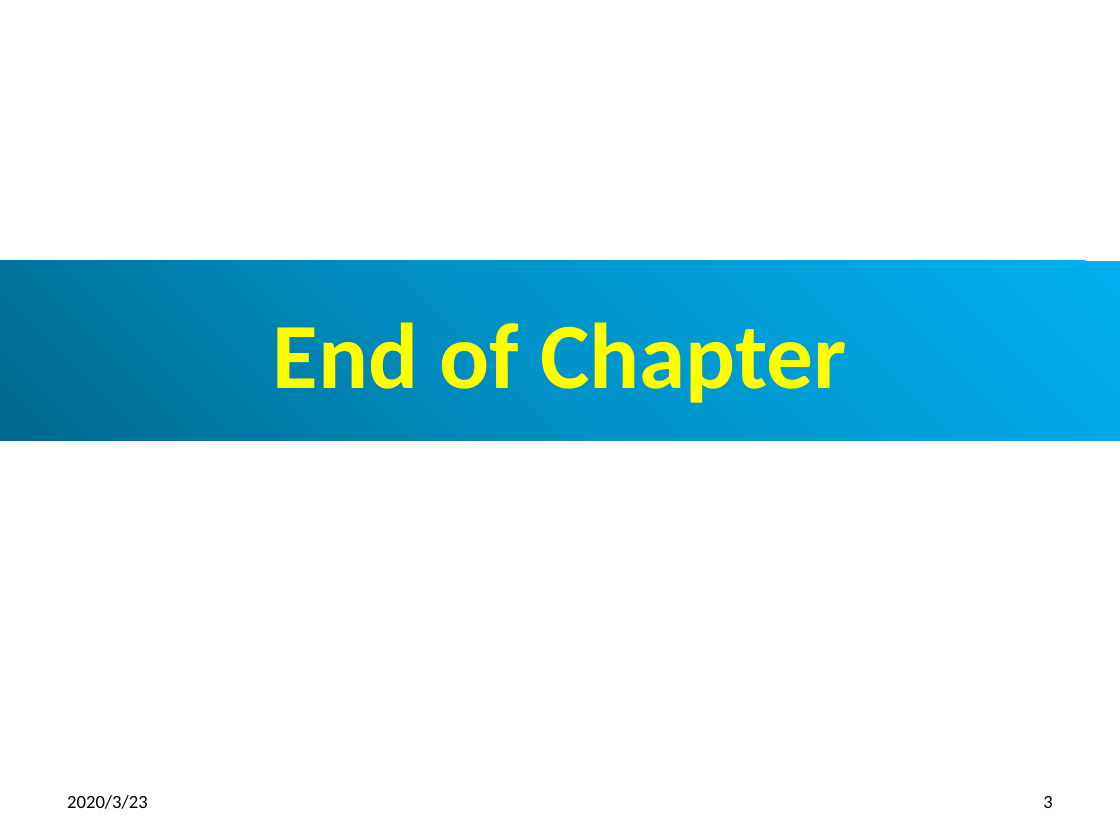
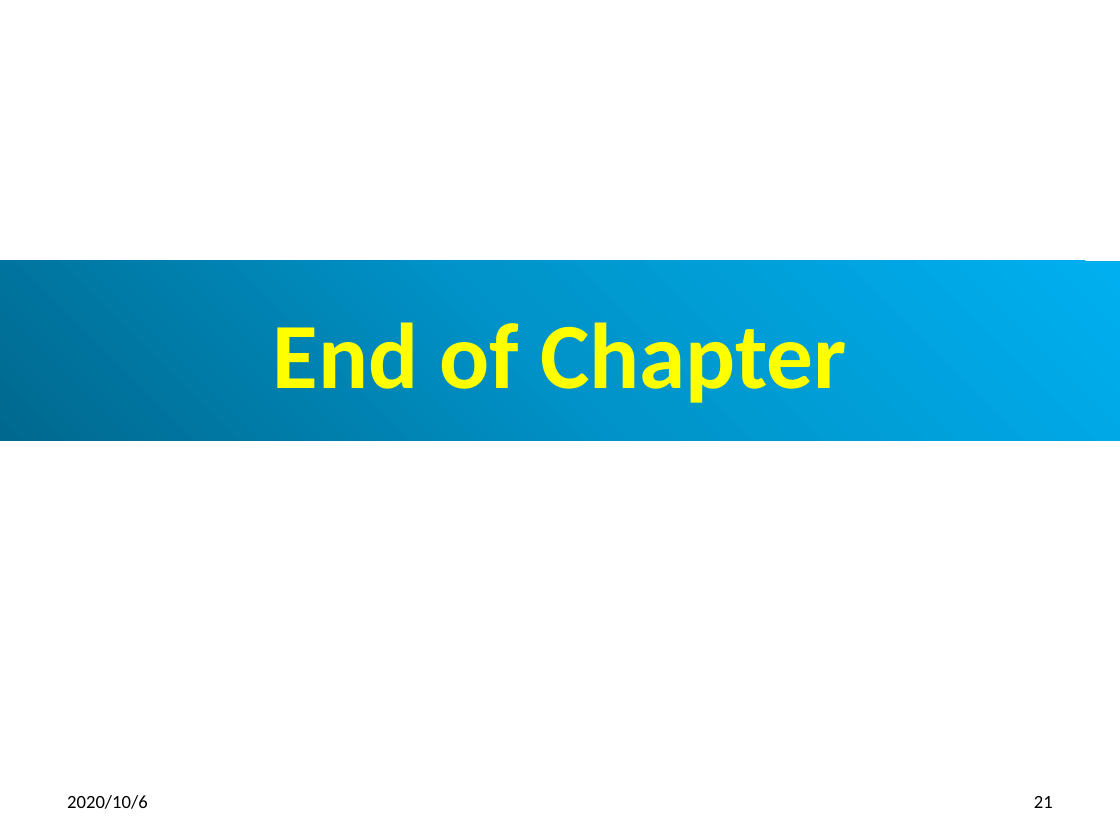
Before and after one commit to peterhchen/700_GraphQL, a slide deck: slide 21 of 07_TypeSystem.pptx (slide 3 before the commit). Drawn at 1120x840 pixels with LibreOffice and Linux fonts; fonts in the diff are those of the drawing. Boxes give left, top, right and bottom in pixels: in the first picture for what was removed or moved away, otherwise in the second. Text is boxed around its words. In the diff, an @@ line names an element or a change of style, - is before the commit and + after.

```diff
--- a/07_TypeSystem.pptx
+++ b/07_TypeSystem.pptx
@@ text at (67,795,148,809): text changed @@
-2020/3/23
+2020/10/6
@@ page number at (1034,796,1053,808): text changed @@
-3
+21
```
Also in this commit, not shown: 2 other slides changed, 18 slides added.
